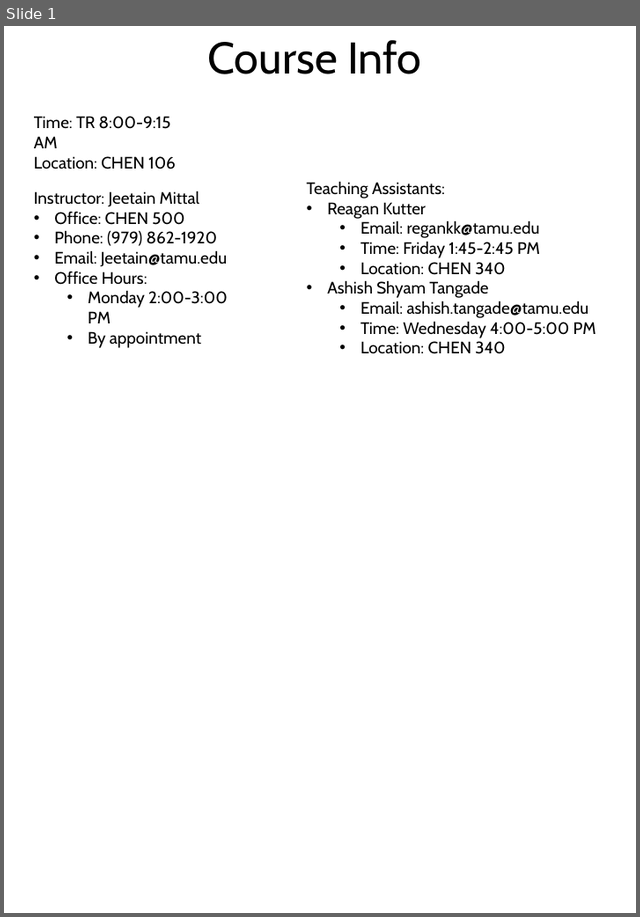
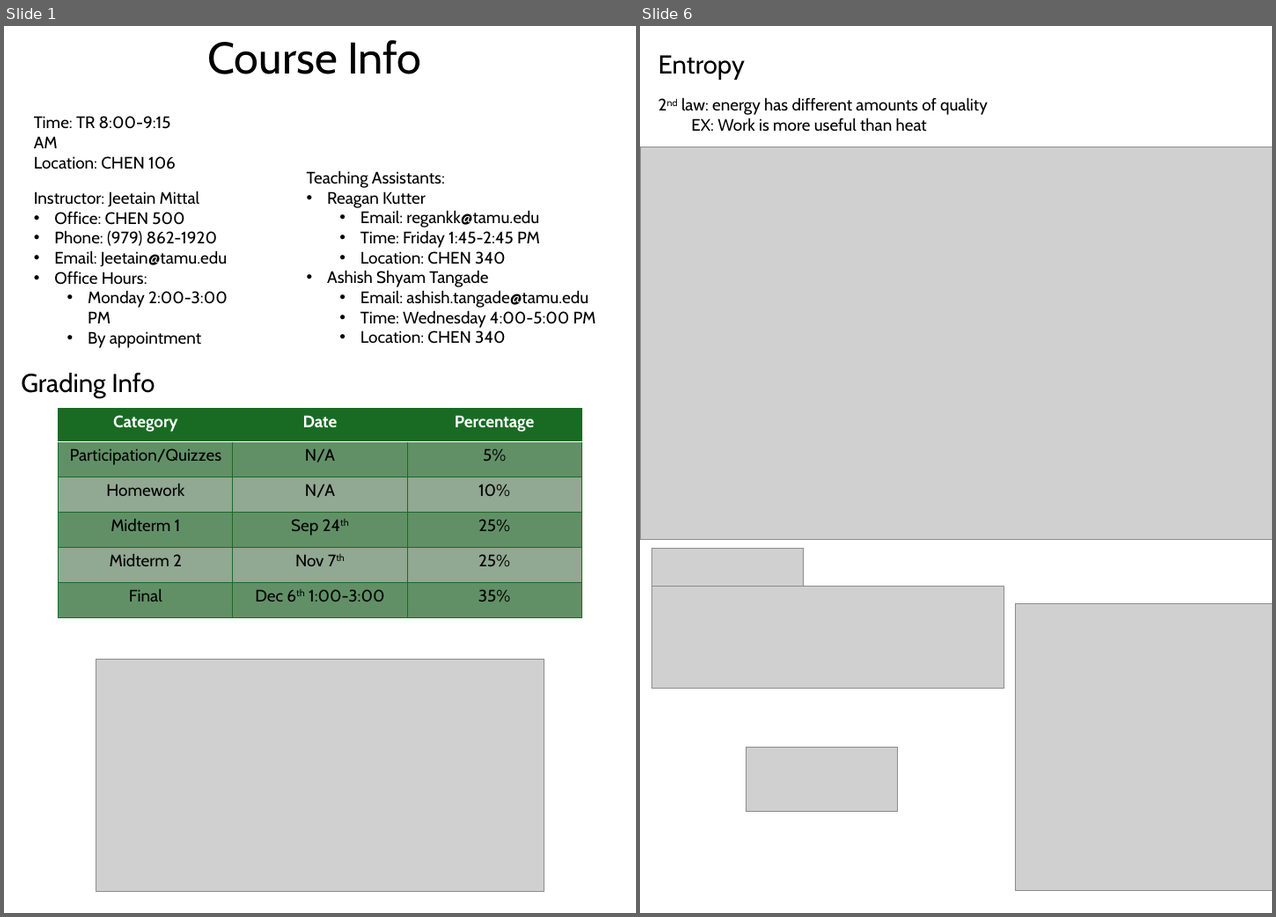
Before and after one commit to 1980s-Space-Guy/Fall24Classes, a slide deck: ThermodynamicsII.pptx. Shown side by side, each under a label of ours: slide 1 before the commit, slides 1 and 6 after it; the slides between them are not shown. The pictures are 640x917 and 1276x917 pixels, drawn with LibreOffice and Linux fonts; fonts in the diff are those of the drawing; grey boxes stand for pictures. Boxes give left, top, right and bottom in pixels: in the first picture for what was removed or moved away, otherwise in the second. Text is boxed around its words. In the diff, an @@ line names an element or a change of style, - is before the commit and + after.

```diff
--- a/ThermodynamicsII.pptx
+++ b/ThermodynamicsII.pptx
@@ slide 6 added at bbox=[640, 26, 1272, 913], background #FFFFFF @@
@@ text added at bbox=[658, 55, 745, 80], 28 pt, text #000000 @@
+Entropy
@@ text added at bbox=[681, 97, 988, 132], 18 pt, text #000000 @@
+2nd law: energy has different amounts of quality
+EX: Work is more useful than heat
@@ picture added at bbox=[640, 147, 1272, 539] @@
@@ picture added at bbox=[652, 548, 804, 588] @@
@@ picture added at bbox=[652, 586, 1004, 689] @@
@@ picture added at bbox=[1015, 604, 1272, 891] @@
@@ picture added at bbox=[746, 747, 897, 811] @@
@@ slide 1 changed as well @@
@@ text "Teaching Assistants:": place and size @@
-text "Teaching Assistants:" at bbox=[307, 181, 596, 354]
+text "Teaching Assistants:" at bbox=[307, 170, 596, 344]
@@ text added at bbox=[21, 373, 154, 398], 28 pt, text #000000 @@
+Grading Info
@@ table added at bbox=[59, 409, 581, 617], 6 rows, 3 columns @@
+Category | Date | Percentage
+Participation/Quizzes | N/A | 5%
+Homework | N/A | 10%
+Midterm 1 | Sep 24th | 25%
+Midterm 2 | Nov 7th | 25%
+Final | Dec 6th 1:00-3:00 | 35%
@@ picture added at bbox=[96, 659, 544, 891] @@
```
Also in this commit, not shown: 6 other slides added, 2 other files.
